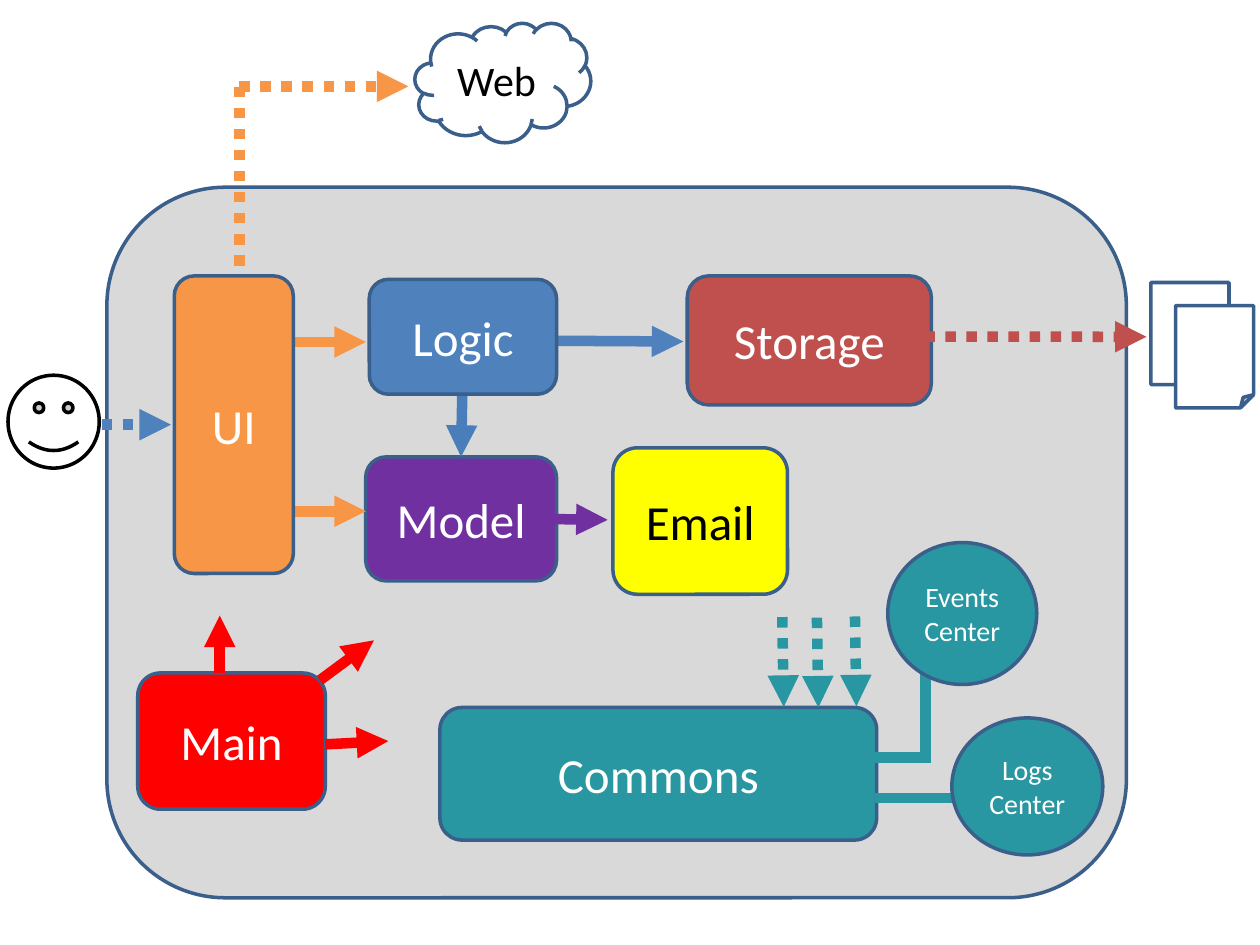
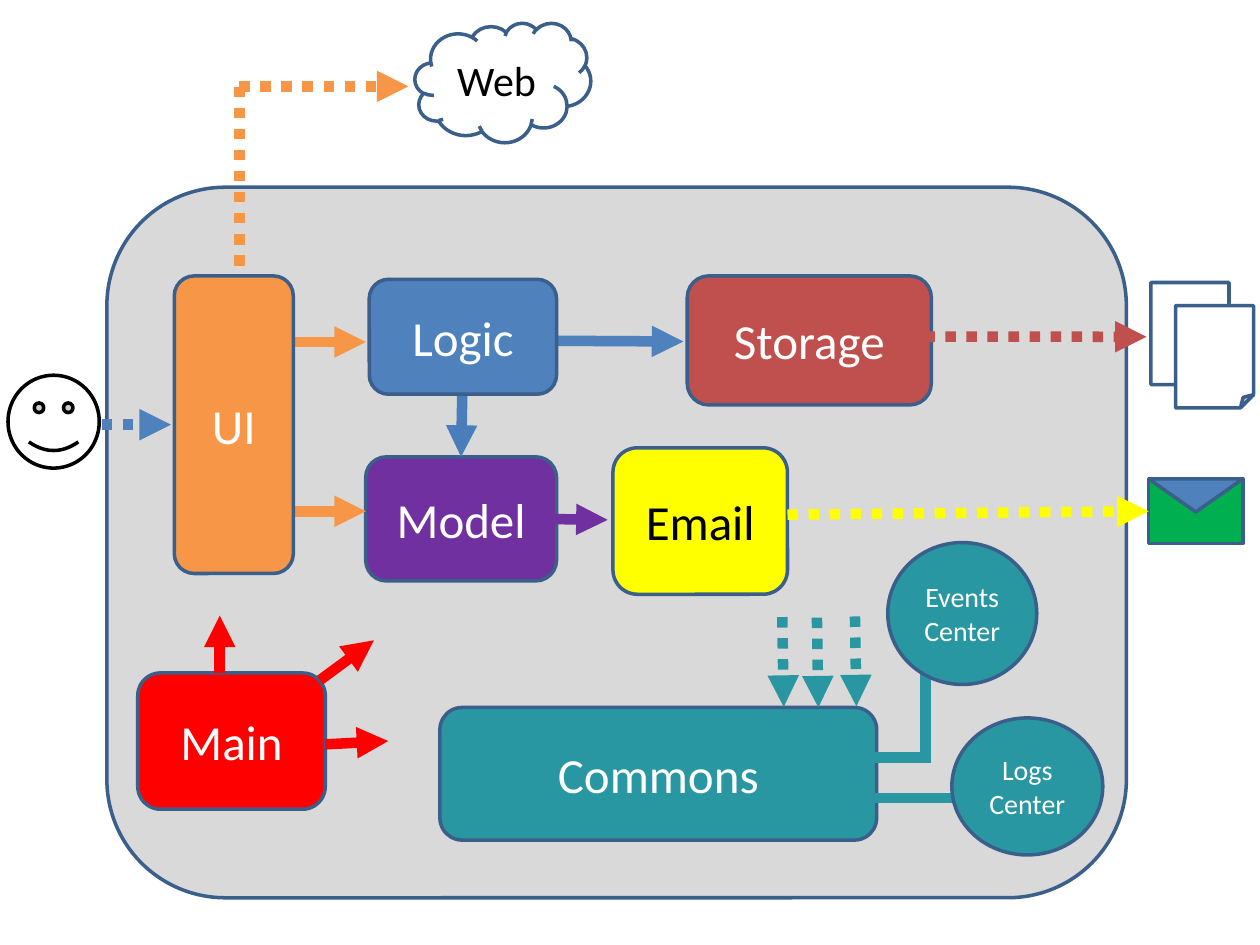
Before and after one commit to wenzongteo/main, a slide deck: slide 2 of docs/diagrams/ArchitectureDiagram.pptx. Drawn at 1260x945 pixels with LibreOffice and Linux fonts; fonts in the diff are those of the drawing. Boxes give left, top, right and bottom in pixels: in the first picture for what was removed or moved away, otherwise in the second. Text is boxed around its words. In the diff, an @@ line names an element or a change of style, - is before the commit and + after.

```diff
--- a/docs/diagrams/ArchitectureDiagram.pptx
+++ b/docs/diagrams/ArchitectureDiagram.pptx
@@ rectangle added at box(1149, 479, 1244, 543), fill #00B050, outline #3A5F8C 2 pt @@
@@ triangle added at box(1149, 479, 1244, 512), fill #4F81BD, outline #3A5F8C 2 pt @@
@@ arrow added from (788, 514) to (1149, 512), #FFFF00 6 pt dashed @@
```
Also in this commit, not shown: 6 other files.
